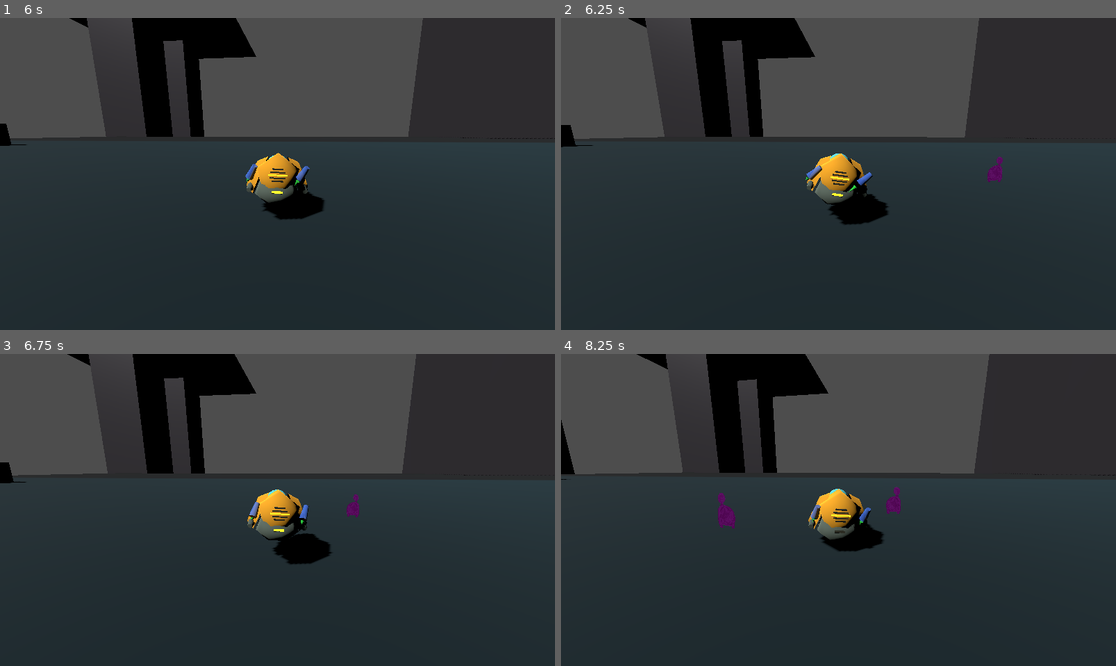
Above: before the commit, frames 1-4 (two rows, left to right).
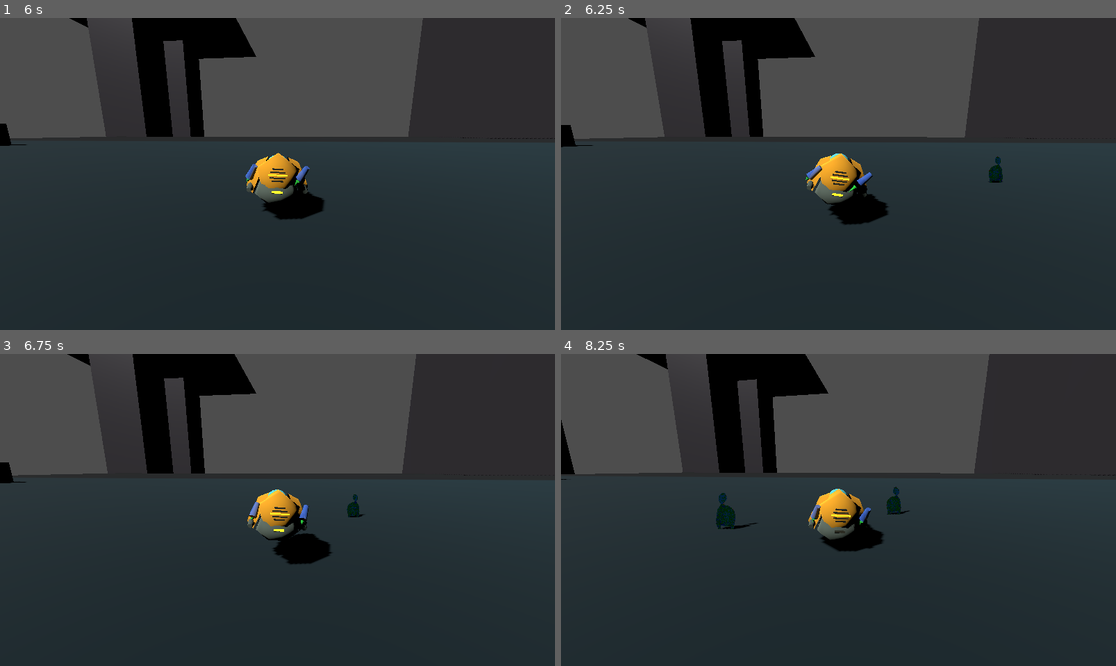
Above: after the commit, the same moments.

Repository: TaxiService/fcar
Game: Godot game, scene res://main.tscn
Two runs of this game, one before a commit and one after it. Both use one fixed random seed, a clock stepped at 60 frames per second and the inputs below. The engine's default icon, where the game draws it, is replaced by a stand-in: a white triangle on a blue panel in a dark square.
Inputs (mouse positions are in pixels of both pictures, inside the frame that each line leads up to):
- Up to frame 1 (6 s): move the mouse to (399, 158) at 0.52 s; hold D (strafe_right) 0.53-1.28 s; hold C (crouch) 0.53-1.28 s; click (399, 158) at 0.67 s; tap Space (jump) at 0.77, 1.52, 3.02, 3.77, 4.52 s; move the mouse to (166, 189) at 1.27 s; hold S (backward) 1.28-2.03 s; tap V (toggle_auto_hover) at 1.35, 4.35 s; move the mouse to (333, 105) at 2.02 s; hold D (strafe_right) 2.03-2.78 s; tap Ctrl (toggle_com_compensation) at 2.1, 5.1 s; move the mouse to (249, 236) at 2.77 s; hold W (forward) 2.78-3.53 s; tap Shift at 2.85, 5.85 s; click (249, 236) at 2.92 s; move the mouse to (444, 220) at 3.52 s; hold C (crouch) 3.53-4.28 s; hold A (strafe_left) 3.53-5.03 s; move the mouse to (111, 127) at 4.27 s; move the mouse to (305, 174) at 5.02 s; hold S (backward) 5.03-5.78 s; click (305, 174) at 5.17 s; move the mouse to (194, 96) at 5.77 s; hold D (strafe_right) from 5.78 s (still down)
- Up to frame 2 (6.25 s): keep holding D (strafe_right); tap Space (jump) at 6.02 s
- Up to frame 3 (6.75 s): move the mouse to (399, 494) at 6.52 s; release D (strafe_right) at 6.53 s; hold W (forward) from 6.53 s (still down); hold C (crouch) from 6.53 s (still down)
- Up to frame 4 (8.25 s): tap Space (jump) at 6.77, 7.52 s; move the mouse to (727, 525) at 7.27 s; release W (forward) at 7.28 s; release C (crouch) at 7.28 s; hold D (strafe_right) 7.28-8.03 s; tap V (toggle_auto_hover) at 7.35 s; click (727, 525) at 7.42 s; move the mouse to (894, 441) at 8.02 s; hold S (backward) from 8.03 s (still down); tap Ctrl (toggle_com_compensation) at 8.1 s

Frame 1 is identical in both runs. In frame 2, 0.2% of the frame differs, in the area x 76-80%, y 44-53%; in frame 3, 0.1%; in frame 4, 0.5%, in the area x 27-63%, y 42-57%.

Commit message:
Add people/pedestrian spawning system
Creates billboard sprites that wander on designated surfaces:
- SpriteSheet.gd: Generic spritesheet parser with hot-reload support
- Person.gd: Billboard sprite with walk/wait state machine
  - Randomized walk speed per person
  - Bounces at surface bounds
  - Flips sprite based on walk direction
- SpawnSurface.gd: Rectangular walkable area with enabled flag
- PeopleManager.gd: Loads spritesheet, spawns people on surfaces

Uses people4.png with proper alpha transparency (11 sprites, 300x600 each)

🤖 Generated with [Claude Code](https://claude.com/claude-code)

Co-Authored-By: Claude Opus 4.5 <noreply@anthropic.com>

Diff:
--- a/PeopleManager.gd
+++ b/PeopleManager.gd
@@ -2,7 +2,7 @@
 extends Node
 
 # Spritesheet configuration
-@export var spritesheet_path: String = "res://people.png"
+@export var spritesheet_path: String = "res://people4.png"
 @export var sprite_width: int = 300
 @export var sprite_height: int = 600
 @export var sprite_count: int = 11
@@ -97,6 +97,9 @@
 	var sprite_index = randi() % spritesheet.get_frame_count()
 	person.set_sprite(spritesheet.get_frame(sprite_index), sprite_index)
 
+	# Add to scene first (required before setting global_position)
+	add_child(person)
+
 	# Set bounds from surface
 	var bounds = surface.get_bounds_world()
 	person.set_bounds(bounds.min, bounds.max)
@@ -104,8 +107,7 @@
 	# Position on surface
 	person.global_position = surface.get_random_spawn_position()
 
-	# Add to scene and tracking
-	add_child(person)
+	# Track the person
 	surface.add_person(person)
 	all_people.append(person)
 
@@ -132,6 +134,9 @@
 	var sprite_index = randi() % spritesheet.get_frame_count()
 	person.set_sprite(spritesheet.get_frame(sprite_index), sprite_index)
 
+	# Add to scene first (required before setting global_position)
+	add_child(person)
+
 	# Set bounds if provided
 	if bounds_min != Vector3.ZERO or bounds_max != Vector3.ZERO:
 		person.set_bounds(bounds_min, bounds_max)
@@ -139,8 +144,7 @@
 	# Position
 	person.global_position = position
 
-	# Add to scene
-	add_child(person)
+	# Track
 	all_people.append(person)
 
 	return person
--- a/Person.gd
+++ b/Person.gd
@@ -28,17 +28,13 @@
 # Reference to manager for sprite updates
 var sprite_index: int = 0
 
-# Shader for magenta transparency
-static var _shader: Shader
-
 
 func _ready():
 	# Enable billboard mode - sprite always faces camera
 	billboard = BaseMaterial3D.BILLBOARD_ENABLED
 
-	# Use alpha blend for shader transparency
-	alpha_cut = SpriteBase3D.ALPHA_CUT_DISABLED
-	transparent = true
+	# Enable alpha scissor for transparency
+	alpha_cut = SpriteBase3D.ALPHA_CUT_DISCARD
 
 	# Disable backface culling so sprite is visible from both sides
 	double_sided = true
@@ -153,23 +149,7 @@
 	# At pixel_size = 0.003, 600 pixels = 1.8m
 	pixel_size = 0.003
 
-	# Apply shader for magenta transparency
-	_apply_shader(tex)
-
-
-func _apply_shader(tex: Texture2D):
-	# Load shader once (static)
-	if not _shader:
-		_shader = load("res://person_sprite.gdshader")
-
-	if _shader:
-		var mat = ShaderMaterial.new()
-		mat.shader = _shader
-		mat.set_shader_parameter("texture_albedo", tex)
-		material_override = mat
-
 
 func refresh_sprite(tex: AtlasTexture):
 	# Called when spritesheet is reloaded
 	texture = tex
-	_apply_shader(tex)
--- a/main.tscn
+++ b/main.tscn
@@ -375,7 +375,7 @@
 
 [node name="PeopleManager" type="Node" parent="."]
 script = ExtResource("6_people")
-spritesheet_path = "res://people2.png"
+spritesheet_path = "res://people4.png"
 
 [node name="SpawnSurface" type="Node3D" parent="."]
 script = ExtResource("7_spawn")
Binary file added: people4.png
Not shown, added: people4.png.import
